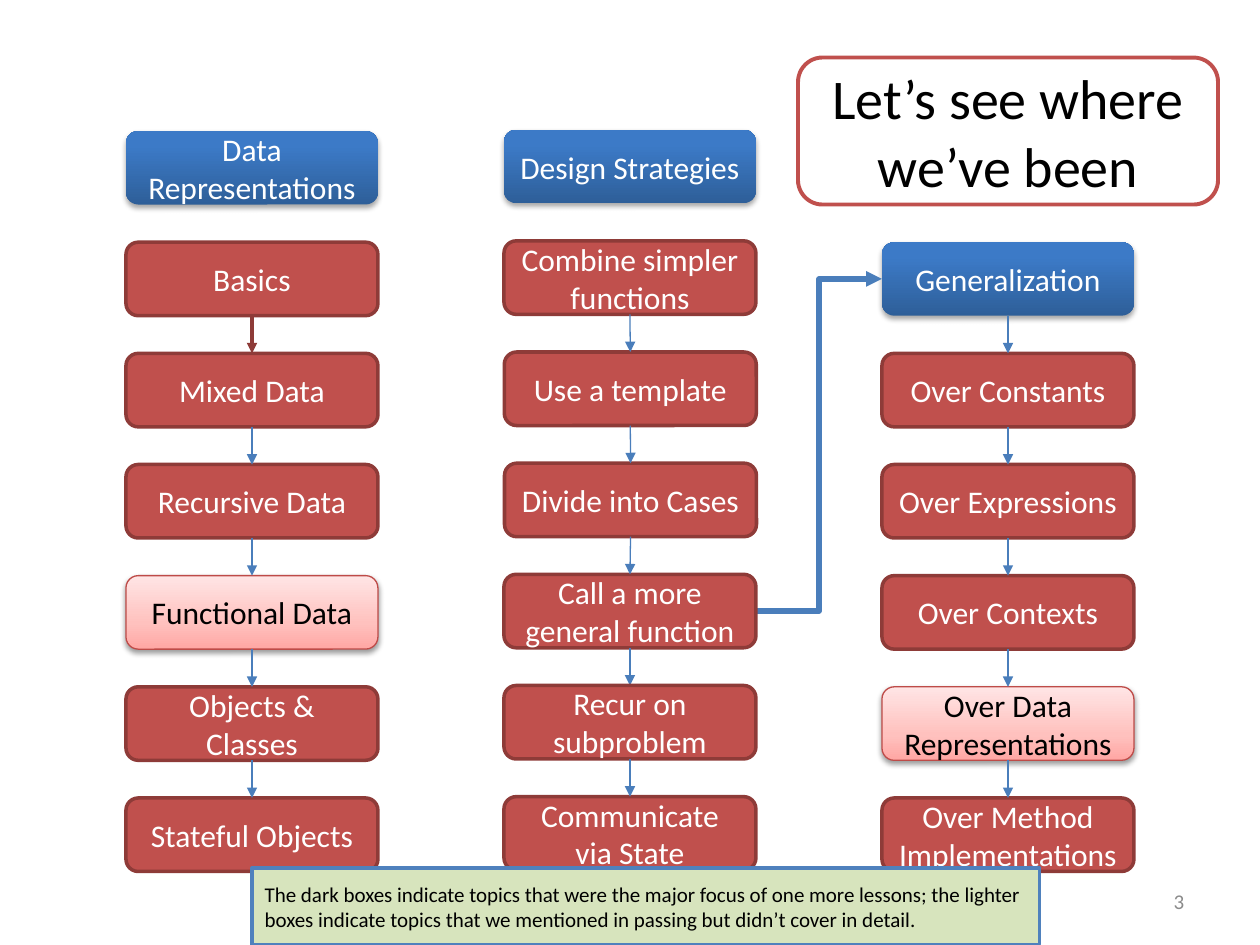
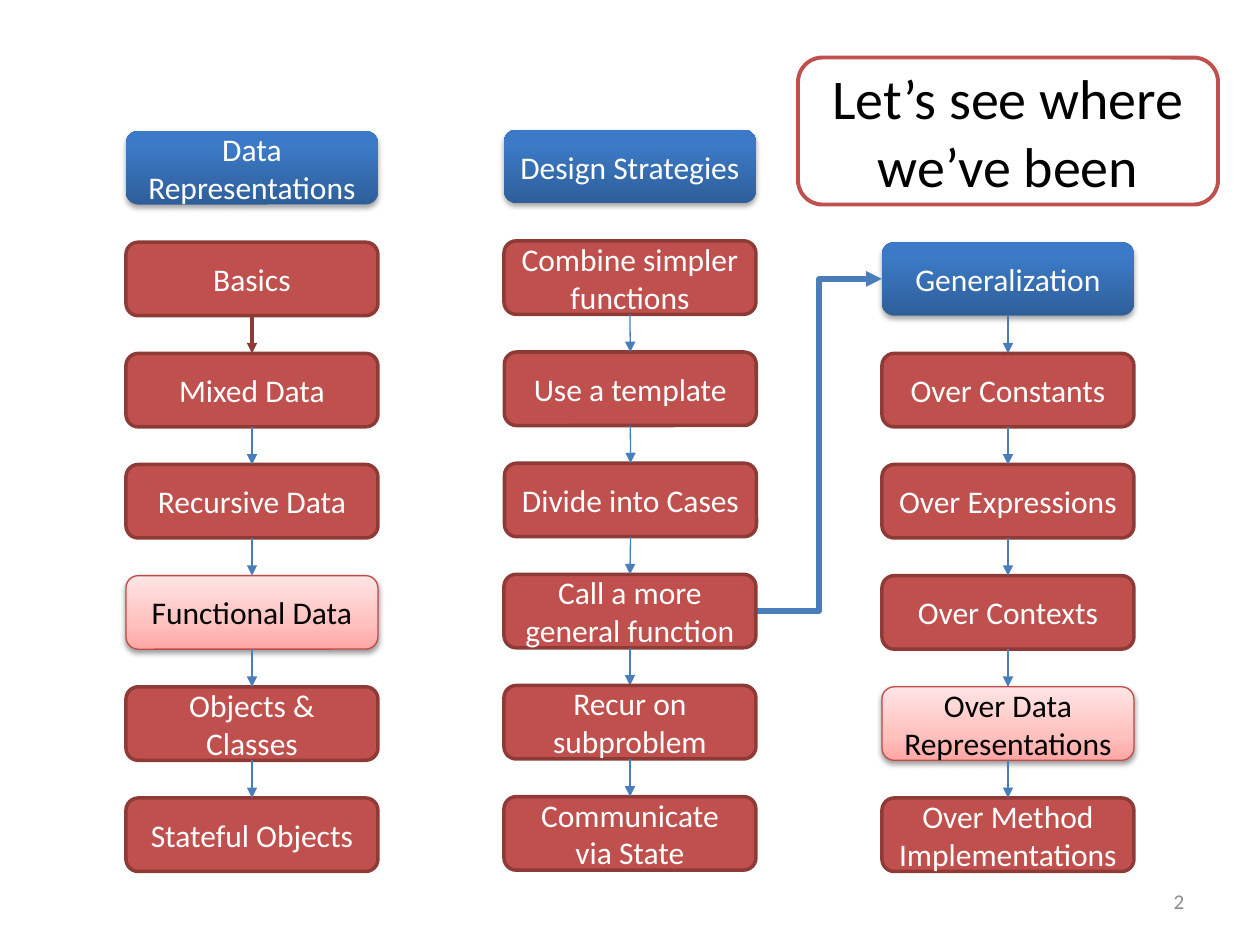
Before and after one commit to mwand/cs5010f16, a slide deck: slide 2 of Slides/Lesson 12.1 The Last Lecture.pptx (slide 3 before the commit). Drawn at 1260x945 pixels with LibreOffice and Linux fonts; fonts in the diff are those of the drawing. Boxes give left, top, right and bottom in pixels: in the first picture for what was removed or moved away, otherwise in the second. Text is boxed around its words. In the diff, an @@ line names an element or a change of style, - is before the commit and + after.

```diff
--- a/Slides/Lesson 12.1 The Last Lecture.pptx
+++ b/Slides/Lesson 12.1 The Last Lecture.pptx
@@ rectangle removed at [252, 868, 1040, 945] @@
-The dark boxes indicate topics that were the major focus of one more lessons; the lighter boxes indicate topics that we mentioned in passing but didn’t cover in detail.
@@ page number at [1174, 895, 1185, 909]: text changed @@
-3
+2
```
Also in this commit, not shown: 9 other slides changed, 12 slides removed, 2 other files.
